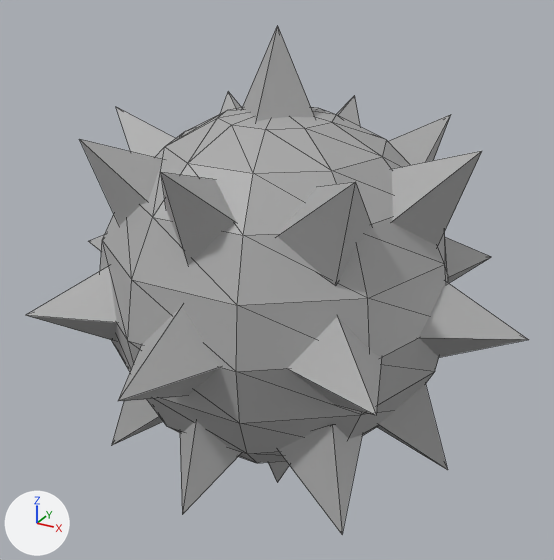
One commit to the FBX model Assets/Model/SpikeOrb.fbx: the scene before it, then after it.
One viewpoint serves both versions: a camera (50 mm lens) standing at (0.0192, -0.035, 0.0177) and looking at (-0.0001, 0.0001, 0.0002). Every picture has the same lights, and +X, +Y and +Z are marked at lower left. The older version comes first. Mesh edges are drawn as thin lines. Where no turn or scale is listed for an object, it has been applied to the vertices. Vertices at exactly the same position are counted once.

Before the edit, the objects in view are built like this:
```python
me_mesh = bpy.data.meshes.new('Mesh')
me_mesh.from_pydata(...)  # 222 vertices, 336 faces; spans x -0.014..0.014, y -0.014..0.014, z -0.014..0.014
me_mesh.materials.append(mat_standardsurface1)  # grey #aaaaaa
ob_pcone29 = bpy.data.objects.new('pCone29', me_mesh)
ob_pcone29.location = (0.0, 0.0, 0.0)
```
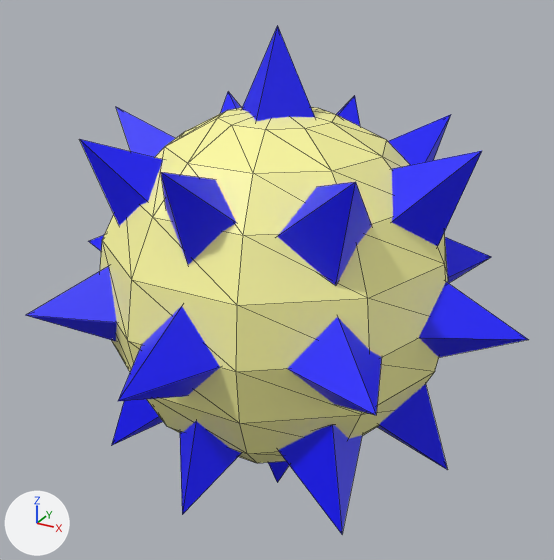
Commit message: スパイクボール出た

Edits to the bpy script that builds the scene:
```text
Add mat_lambert2:
    mat_lambert2 = principled_material('lambert2')
    mat_lambert2.base_color = (1.0, 0.973, 0.353)  # yellow #fffca0
Add mat_phong1:
    mat_phong1 = principled_material('phong1')
    mat_phong1.base_color = (0.0, 0.0, 1.0)  # blue #0000ff
    mat_phong1.roughness = 0.553
Change me_mesh:
    where me_mesh.from_pydata(...)  # 222 vertices, 336 faces; spans x -0.014..0.014, y -0.014..0.014, z -0.014..0.014
    used by ob_pcone29; location = (0.0, 0.0, 0.0)
    me_mesh part 1: 156 of the faces centred in x -0.0107..0.0107, y -0.0107..0.0107, z -0.0107..0.0107 switch from mat_standardsurface1 (grey #aaaaaa) to mat_phong1 (blue #0000ff)
    me_mesh part 2: 180 of the faces centred in x -0.0092..0.0092, y -0.0094..0.0094, z -0.0097..0.0097 switch from mat_standardsurface1 (grey #aaaaaa) to mat_lambert2 (yellow #fffca0)
```

Boxes [x1, y1, x2, y2] around the edits, measured in the pictures (554 x 560 px):
part 1 of me_mesh, recoloured (grey to blue)
    both: [26, 25, 529, 534]
part 2 of me_mesh, recoloured (grey to yellow)
    both: [100, 107, 448, 463]
